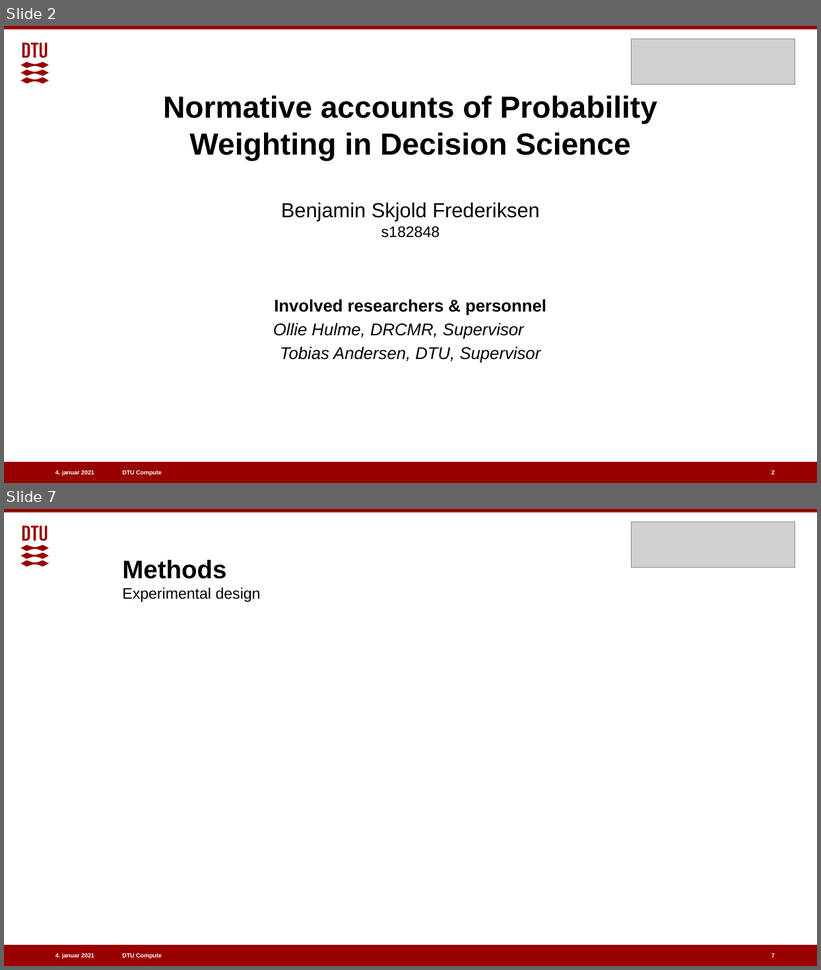
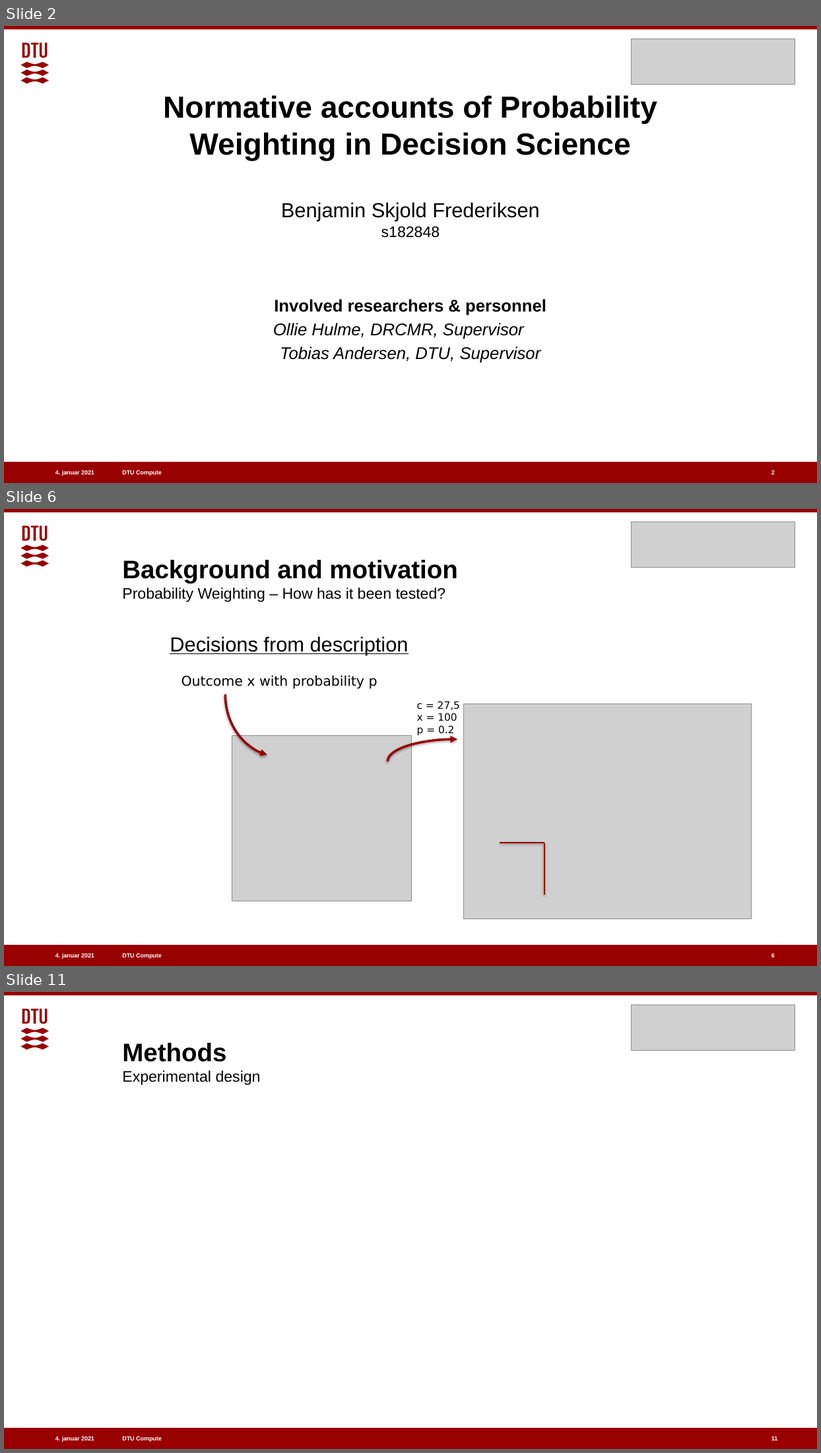
Before and after one commit to benj1003/Comparing-normative-and-descriptive-models-of-probability-weighting, a slide deck: Presentations/Oral defence 07-01-2021.pptx. Shown one above the other, each under a label of ours: slides 2 and 7 before the commit, slides 2, 6 and 11 after it; the slides between them are not shown. The pictures are 821x970 and 821x1453 pixels, drawn with LibreOffice and Linux fonts; fonts in the diff are those of the drawing; grey boxes stand for pictures; background and template pictures are left out. Boxes give left, top, right and bottom in pixels: in the first picture for what was removed or moved away, otherwise in the second. Text is boxed around its words. In the diff, an @@ line names an element or a change of style, - is before the commit and + after.

```diff
--- a/Presentations/Oral defence 07-01-2021.pptx
+++ b/Presentations/Oral defence 07-01-2021.pptx
@@ slide 6 added at [4, 509, 817, 966], background #FFFFFF; not listed: 5 template elements that a slide beside it also shows @@
@@ picture added at [632, 522, 795, 568] @@
@@ title added at [122, 560, 457, 602], 18 pt, text #000000 @@
+Background and motivation
+Probability Weighting – How has it been tested?
@@ text added at [170, 636, 409, 655], 24 pt, text #000000, underline @@
+Decisions from description
@@ arc (boxed as its full ellipse) added at [225, 632, 335, 757], outline #990000 2.75 pt @@
@@ text added at [182, 675, 378, 689], 16 pt, text #000000 @@
+Outcome x with probability p
@@ text added at [417, 701, 460, 736], 12 pt, text #000000 @@
+c = 27,5
+x = 100
+p = 0.2
@@ picture added at [463, 704, 751, 920] @@
@@ picture added at [232, 736, 411, 901] @@
@@ arc (boxed as its full ellipse) added at [387, 739, 525, 784], outline #990000 2.75 pt @@
@@ line added from (545, 843) to (500, 843), #990000 1.5 pt @@
@@ line added from (545, 843) to (545, 895), #990000 1.5 pt @@
@@ page number added at [772, 953, 775, 959], 7 pt, text #FFFFFF, bold @@
+6
@@ what was slide 7 is now slide 11 @@
@@ page number at [772, 1437, 778, 1441]: text changed @@
-7
+11
```
Also in this commit, not shown: 4 slides changed, 3 other slides added.
